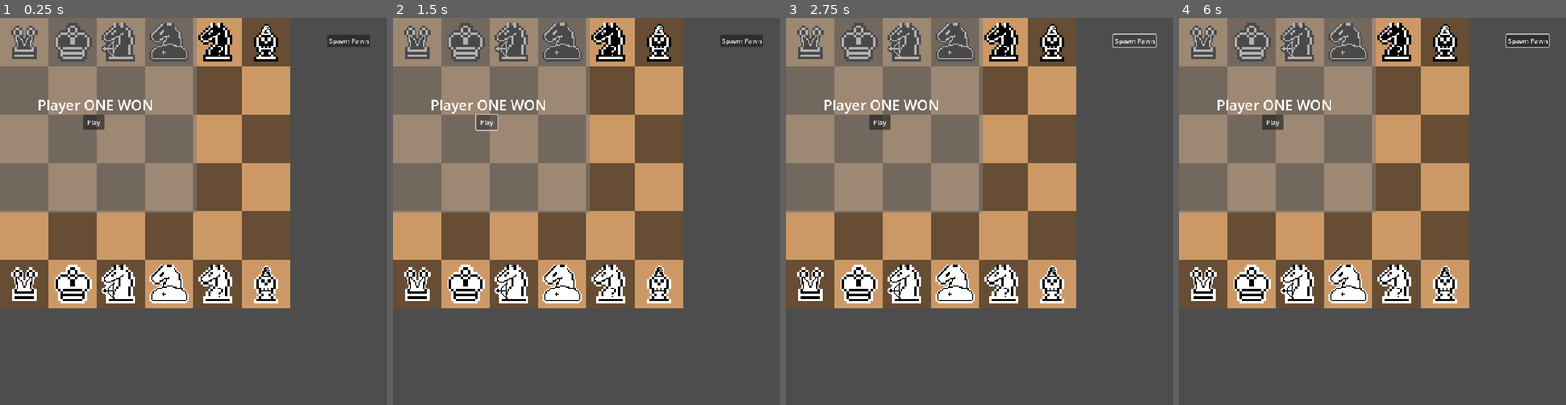
Above: before the commit, frames 1-4 (left to right).
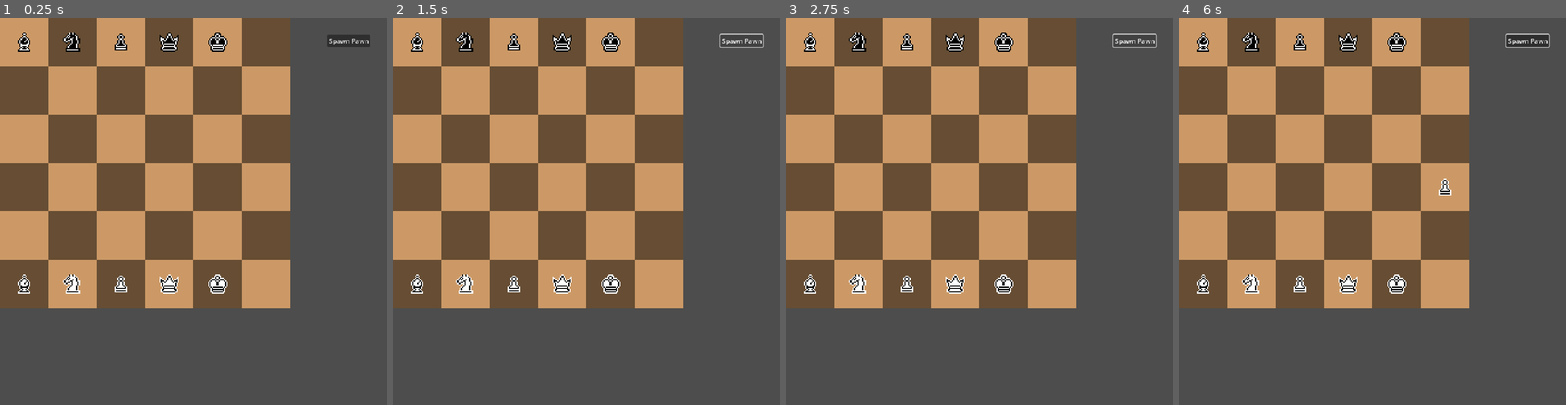
Above: after the commit, the same moments.

Repository: Wyadox/TurnBasedLite
Game: Godot game, scene res://scenes/game.tscn
Same seed, same stepped clock (60 frames per second), same inputs: the game is played once before the commit and once after it.
Inputs (mouse positions are in pixels of both pictures, inside the frame that each line leads up to):
- Up to frame 1 (0.25 s): no input
- Up to frame 2 (1.5 s): click "Play" (after the commit: "Spawn Pawn") at 0.5 s; click "Play" (after the commit: "Spawn Pawn") at 1.25 s
- Up to frame 3 (2.75 s): click "Spawn Pawn" at 2 s
- Up to frame 4 (6 s): click "Spawn Pawn" at 2.75 s; click "Play" (after the commit: "Spawn Pawn") at 3.5 s; click "Spawn Pawn" at 4.25 s; tap Enter at 5 s; move the mouse to (1457, 192) at 5.02 s; click (1457, 192) at 5.1 s; tap Space at 5.75 s; move the mouse to (1295, 230) at 5.77 s; click (1295, 230) at 5.85 s

The runs differ from the first frame. In frame 1, 30% of the frame differs, in the area x 0-72%, y 0-74%; in frame 2, 30%; in frame 3, 30%; in frame 4, 30%.
Error before the commit: Parse Error: Expected indented block after "if" block. (res://scripts/game.gd:35)

Commit message:
Revert "Kaleb Branch into mine"

Diff:
--- a/chess-game/scenes/Piece.tscn
+++ b/chess-game/scenes/Piece.tscn
@@ -1,13 +1,13 @@
 [gd_scene load_steps=3 format=3 uid="uid://duwl4gby1wb7s"]
 
+[ext_resource type="Texture2D" uid="uid://bhdeqh60csma7" path="res://pieces.png" id="1_gksgf"]
 [ext_resource type="Script" uid="uid://3fm4pgf3e52y" path="res://scripts/piece.gd" id="1_tk1p6"]
-[ext_resource type="Texture2D" uid="uid://c2ffhrqxtv6do" path="res://customPiecesSpritesheet.png" id="2_tk1p6"]
 
 [node name="Piece" type="Node2D"]
 script = ExtResource("1_tk1p6")
 
 [node name="Sprite2D" type="Sprite2D" parent="."]
 scale = Vector2(3, 3)
-texture = ExtResource("2_tk1p6")
+texture = ExtResource("1_gksgf")
 region_enabled = true
-region_rect = Rect2(0, 0, 32, 32)
+region_rect = Rect2(0, 0, 16, 16)
--- a/chess-game/scripts/board.gd
+++ b/chess-game/scripts/board.gd
@@ -127,26 +127,6 @@
 		return cur_pos if cur_piece.color != own_color else null
 	return cur_pos if not threat_only else null
 
-func spot_search_explode(
-	cur_x, cur_y,
-	inc_x, inc_y,
-	threat_only = false, free_only = false
-):
-	# Do a single move and check if move is valid or threatens a piece
-	cur_x += inc_x
-	cur_y += inc_y
-
-	if cur_x >= 6 or cur_x < 0 or cur_y >= 6 or cur_y < 0:
-		return
-
-	var cur_pos = Vector2(cur_x, cur_y)
-	var cur_piece = get_piece(cur_pos)
-
-	if cur_piece != null:
-		if free_only:
-			return
-	return cur_pos if not threat_only else null
-
 func clone():
 	var board = self.duplicate()
 	for i in range(len(pieces)):
--- a/chess-game/scripts/game.gd
+++ b/chess-game/scripts/game.gd
@@ -32,7 +32,6 @@
 		selected_piece = board.get_piece(pos)
 
 		# Drag piece only if they are under the mouse or are of current player
-		if selected_piece == null or selected_piece.color != status or selected_piece.stun_counter != 0:
 		if selected_piece == null:
 			if pos.x < 6 and pos.x > -1 and pos.y < 6 and pos.y > 0:
 				if status == Globals.COLORS.WHITE:
@@ -70,8 +69,8 @@
 	is_dragging = false
 	player_color = Globals.COLORS.WHITE
 	status = Globals.COLORS.WHITE
-	player2_type = Globals.PLAYER_2_TYPE.HUMAN
-	#player2_type = Globals.PLAYER_2_TYPE.AI
+	#player2_type = Globals.PLAYER_2_TYPE.HUMAN
+	player2_type = Globals.PLAYER_2_TYPE.AI
 
 func get_pos_under_mouse():
 	var pos = get_global_mouse_position()
@@ -82,28 +81,12 @@
 func drop_piece():
 	var is_shooting = false
 	var to_move = get_pos_under_mouse()
-	var piece_around
 	if valid_move(selected_piece.board_position, to_move):
 		# For valid move:
 		# - if target has piece, then replace it
 		var dest_piece = board.get_piece(to_move)
 		# Delete only if the target piece is of different color
 		if dest_piece != null and dest_piece.color != selected_piece.color:
-			if dest_piece.piece_type == Globals.PIECE_TYPES.TROJAN_HORSE:
-				dest_piece.trojan_spawn(dest_piece.color)
-			if dest_piece.piece_type == Globals.PIECE_TYPES.EXPLODING_BISHOP:
-				for position in dest_piece.bishop_explode():
-					piece_around = board.get_piece(position)
-					if piece_around != null:
-						board.delete_piece(piece_around)
-				if selected_piece.piece_type != Globals.PIECE_TYPES.HORSE_ARCHER:
-					board.delete_piece(selected_piece)
-			if selected_piece.piece_type == Globals.PIECE_TYPES.EXPLODING_BISHOP:
-				for position in dest_piece.bishop_explode():
-					piece_around = board.get_piece(position)
-					if piece_around != null:
-						board.delete_piece(piece_around)
-				board.delete_piece(selected_piece)
 			board.delete_piece(dest_piece)
 			selected_piece.move_position(selected_piece.board_position)
 			if selected_piece.piece_type == Globals.PIECE_TYPES.HORSE_ARCHER:
@@ -111,15 +94,9 @@
 		if is_shooting == false:
 			print(selected_piece.board_position - to_move)
 			selected_piece.move_position(to_move)
-			if selected_piece.piece_type == Globals.PIECE_TYPES.STUN_KNIGHT:
-				for space in selected_piece.get_stun_positions():
-					var piece = board.get_piece(space)
-					if piece != null:
-						piece.stun_counter = 2
 
 		# - change currnet status of active color
-		#status = Globals.COLORS.BLACK if status == Globals.COLORS.WHITE else Globals.COLORS.WHITE
-		end_turn()
+		status = Globals.COLORS.BLACK if status == Globals.COLORS.WHITE else Globals.COLORS.WHITE
 		return true
 	return false
 
@@ -186,8 +163,7 @@
 		if dest_piece != null:
 			board.delete_piece(dest_piece)
 		piece.move_position(pos)
-		#status = Globals.COLORS.BLACK if status == Globals.COLORS.WHITE else Globals.COLORS.WHITE
-		end_turn()
+		status = Globals.COLORS.BLACK if status == Globals.COLORS.WHITE else Globals.COLORS.WHITE
 		evaluate_end_game()
 
 func evaluate_end_game():
@@ -211,9 +187,3 @@
 
 func _on_button_pressed():
 	get_tree().reload_current_scene()
-
-func end_turn():
-	for piece in board.pieces:
-		if piece.stun_counter > 0:
-			piece.stun_counter -= 1
-	status = Globals.COLORS.BLACK if status == Globals.COLORS.WHITE else Globals.COLORS.WHITE
--- a/chess-game/scripts/globals.gd
+++ b/chess-game/scripts/globals.gd
@@ -18,16 +18,7 @@
 	PAWN,
 	HORSE_ARCHER,
 	ARCHBISHOP,
-	MITOSIS_PAWN,
-	SHIELD_KING,
-	DUCK,
-	WORM,
-	CHECKER,
-	EXPLODING_BISHOP,
-	ACROBISHOP,
-	JOUSTING_BISHOP,
-	STUN_KNIGHT,
-	TROJAN_HORSE
+	MITOSIS_PAWN
 }
 
 const SPRITE_MAPPING = {
@@ -35,49 +26,31 @@
 		PIECE_TYPES.ROOK: Vector2i(0, 4),
 		PIECE_TYPES.KNIGHT: Vector2i(0, 3),
 		PIECE_TYPES.BISHOP: Vector2i(0, 2),
-		PIECE_TYPES.QUEEN: Vector2i(0, 4),
+		PIECE_TYPES.QUEEN: Vector2i(0, 1),
 		PIECE_TYPES.KING: Vector2i(0, 0),
-		PIECE_TYPES.PAWN: Vector2i(0, 1),
-		PIECE_TYPES.HORSE_ARCHER: Vector2i(0, 14),
-		PIECE_TYPES.ARCHBISHOP: Vector2i(0, 11),
-		PIECE_TYPES.MITOSIS_PAWN: Vector2i(0, 6),
-		PIECE_TYPES.SHIELD_KING: Vector2i(0, 4),
-		PIECE_TYPES.DUCK: Vector2i(0, 5),
-		PIECE_TYPES.WORM: Vector2i(0, 7),
-		PIECE_TYPES.CHECKER: Vector2i(0, 8),
-		PIECE_TYPES.EXPLODING_BISHOP: Vector2i(0, 9),
-		PIECE_TYPES.ACROBISHOP: Vector2i(0, 10),
-		PIECE_TYPES.JOUSTING_BISHOP: Vector2i(0, 12),
-		PIECE_TYPES.STUN_KNIGHT: Vector2i(0, 13),
-		PIECE_TYPES.TROJAN_HORSE: Vector2i(0, 15)
+		PIECE_TYPES.PAWN: Vector2i(0, 5),
+		PIECE_TYPES.HORSE_ARCHER: Vector2i(0, 3),
+		PIECE_TYPES.ARCHBISHOP: Vector2i(0, 2),
+		PIECE_TYPES.MITOSIS_PAWN: Vector2i(0, 5)
 	},
 	COLORS.WHITE:{
 		PIECE_TYPES.ROOK: Vector2i(1, 4),
 		PIECE_TYPES.KNIGHT: Vector2i(1, 3),
 		PIECE_TYPES.BISHOP: Vector2i(1, 2),
-		PIECE_TYPES.QUEEN: Vector2i(1, 4),
+		PIECE_TYPES.QUEEN: Vector2i(1, 1),
 		PIECE_TYPES.KING: Vector2i(1, 0),
-		PIECE_TYPES.PAWN: Vector2i(1, 1),
-		PIECE_TYPES.HORSE_ARCHER: Vector2i(1, 14),
-		PIECE_TYPES.ARCHBISHOP: Vector2i(1, 11),
-		PIECE_TYPES.MITOSIS_PAWN: Vector2i(1, 6),
-		PIECE_TYPES.SHIELD_KING: Vector2i(1, 4),
-		PIECE_TYPES.DUCK: Vector2i(1, 5),
-		PIECE_TYPES.WORM: Vector2i(1, 7),
-		PIECE_TYPES.CHECKER: Vector2i(1, 8),
-		PIECE_TYPES.EXPLODING_BISHOP: Vector2i(1, 9),
-		PIECE_TYPES.ACROBISHOP: Vector2i(1, 10),
-		PIECE_TYPES.JOUSTING_BISHOP: Vector2i(1, 12),
-		PIECE_TYPES.STUN_KNIGHT: Vector2i(1, 13),
-		PIECE_TYPES.TROJAN_HORSE: Vector2i(1, 15)
+		PIECE_TYPES.PAWN: Vector2i(1, 5),
+		PIECE_TYPES.HORSE_ARCHER: Vector2i(1, 3),
+		PIECE_TYPES.ARCHBISHOP: Vector2i(1, 2),
+		PIECE_TYPES.MITOSIS_PAWN: Vector2i(1, 5)
 	},
 }
 
 const INITIAL_PIECE_SET_SINGLE = [
-	[PIECE_TYPES.MITOSIS_PAWN, 0, 0],
-	[PIECE_TYPES.KING, 1, 0],
-	[PIECE_TYPES.HORSE_ARCHER, 2, 0],
-	[PIECE_TYPES.STUN_KNIGHT, 3, 0],
-	[PIECE_TYPES.TROJAN_HORSE, 4, 0],
-	[PIECE_TYPES.EXPLODING_BISHOP, 5, 0]
+	[PIECE_TYPES.ARCHBISHOP, 0, 0],
+	[PIECE_TYPES.HORSE_ARCHER, 1, 0],
+	[PIECE_TYPES.MITOSIS_PAWN, 2, 0],
+	[PIECE_TYPES.QUEEN, 3, 0],
+	[PIECE_TYPES.KING, 4, 0],
+	#[PIECE_TYPES.BISHOP, 5, 0]
 ]
--- a/chess-game/scripts/piece.gd
+++ b/chess-game/scripts/piece.gd
@@ -2,7 +2,7 @@
 
 @onready var sprite = $Sprite2D
 
-const SPRITE_SIZE = 32
+const SPRITE_SIZE = 16
 const CELL_SIZE = 120
 
 const X_OFFSET = 60
@@ -15,7 +15,6 @@
 var board_handle;
 
 @export var moved: bool;
-@export var stun_counter: int;
 
 func init_piece(
 	type: Globals.PIECE_TYPES,
@@ -28,7 +27,6 @@
 	board_position = board_pos
 	board_handle = board
 	moved = false
-	stun_counter = 0
 
 	update_sprite()
 
@@ -110,9 +108,6 @@
 		Globals.PIECE_TYPES.KING: return king_threat_pos()
 		Globals.PIECE_TYPES.HORSE_ARCHER: return horse_archer_threat_pos()
 		Globals.PIECE_TYPES.ARCHBISHOP: return archbishop_threat_pos()
-		Globals.PIECE_TYPES.STUN_KNIGHT: return knight_threat_pos()
-		Globals.PIECE_TYPES.TROJAN_HORSE: return knight_threat_pos()
-		Globals.PIECE_TYPES.EXPLODING_BISHOP: return bishop_threat_pos()
 		_: return []
 
 func get_threatened_positions():
@@ -126,9 +121,6 @@
 		Globals.PIECE_TYPES.KING: return king_threat_pos()
 		Globals.PIECE_TYPES.HORSE_ARCHER: return horse_archer_threat_pos()
 		Globals.PIECE_TYPES.ARCHBISHOP: return archbishop_threat_pos()
-		Globals.PIECE_TYPES.STUN_KNIGHT: return knight_threat_pos()
-		Globals.PIECE_TYPES.TROJAN_HORSE: return knight_threat_pos()
-		Globals.PIECE_TYPES.EXPLODING_BISHOP: return bishop_threat_pos()
 		_: return []
 
 
@@ -262,7 +254,7 @@
 	return positions
 
 
-# Archbishop Moves
+# Bishop Moves
 const ARCHBISHOP_BEAM_INCREMENTS = [[1, 1], [1, -1], [-1, 1], [-1, -1]]
 const ARCHBISHOP_SPOT_INCREMENTS = [[0, 1], [1, 0], [0, -1], [-1, 0]]
 func archbishop_threat_pos():
@@ -305,52 +297,3 @@
 		color,
 		new_pawn_pos
 	)
-
-# Stun Knight Stun Search
-const STUN_KNIGHT_RANGE_INCREMENT = [[0, 1], [1, 0], [0, -1], [-1, 0]]
-func get_stun_positions():
-	var positions = []
-	for inc in STUN_KNIGHT_RANGE_INCREMENT:
-		var pos = board_handle.spot_search_threat(
-			color,
-			board_position[0], board_position[1],
-			inc[0], inc[1]
-		)
-		if pos != null:
-			positions.append(pos)
-	return positions
-
-
-# Trojan Horse Spawn Search
-const TROJAN_SPAWN_INCREMENT = [[1, 0], [-1, 0]]
-func get_trojan_spawn_positions():
-	var positions = []
-	for inc in TROJAN_SPAWN_INCREMENT:
-		var pos = board_handle.spot_search_threat(
-			color,
-			board_position[0], board_position[1],
-			inc[0], inc[1]
-		)
-		if pos != null:
-			positions.append(pos)
-	return positions
-
-func trojan_spawn(color):
-	for position in get_trojan_spawn_positions():
-		board_handle.create_piece(
-			Globals.PIECE_TYPES.PAWN,
-			color,
-			position
-		)
-
-const BISHOP_EXPLODE_INCREMENT = [[1, -1], [1, 0], [1, 1], [0, 1], [-1, 1], [-1, 0], [-1, -1], [0, -1]]
-func bishop_explode():
-	var positions = []
-	for inc in BISHOP_EXPLODE_INCREMENT:
-		var pos = board_handle.spot_search_explode(
-			board_position[0], board_position[1],
-			inc[0], inc[1]
-		)
-		if pos != null:
-			positions.append(pos)
-	return positions
Binary file removed: chess-game/customPiecesSpritesheet.png
Not shown, removed: chess-game/customPiecesSpritesheet.png.import
